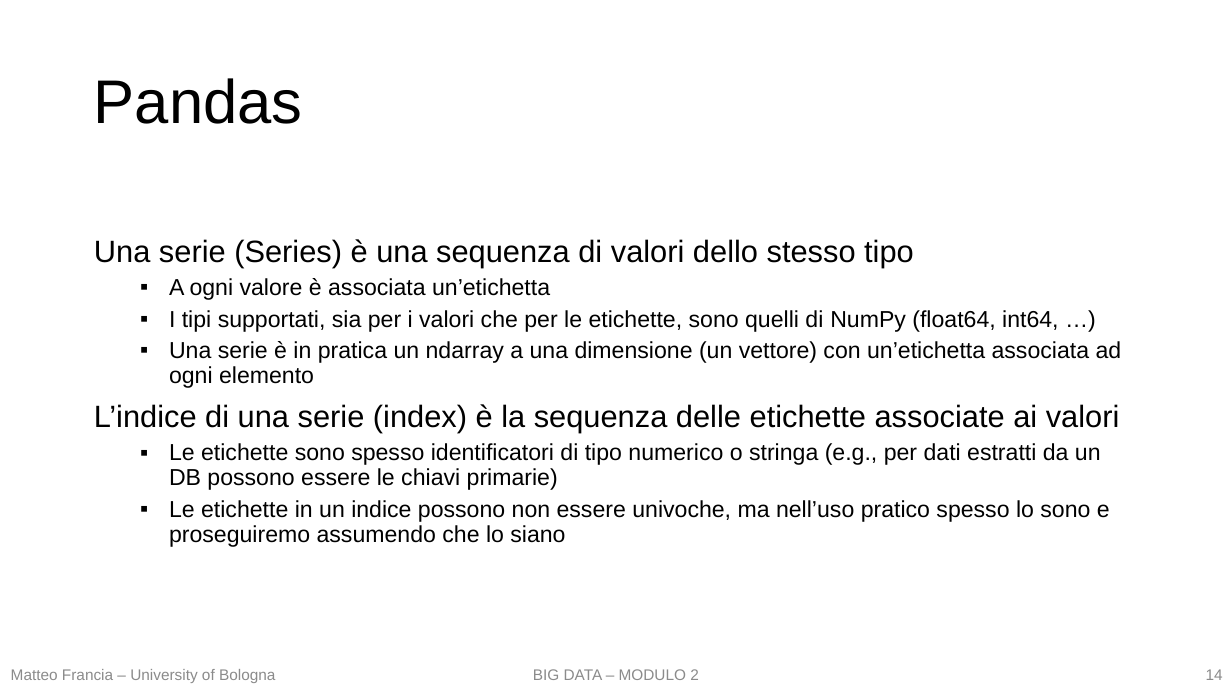
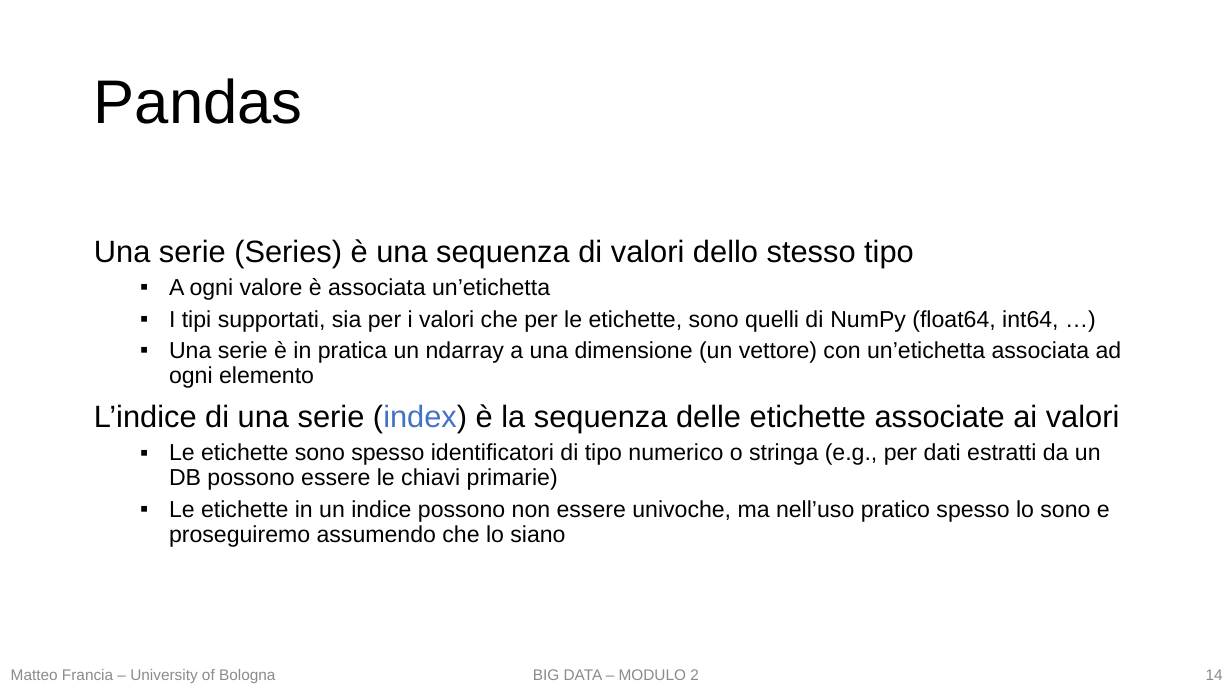
Before and after one commit to w4bo/teaching-handsondatapipelines, a slide deck: slide 14 of 01 - DataPreprocessing/01 - DataPreprocessing.pptx. Drawn at 1232x693 pixels with LibreOffice and Linux fonts; fonts in the diff are those of the drawing. Boxes give left, top, right and bottom in pixels: in the first picture for what was removed or moved away, otherwise in the second. Text is boxed around its words. In the diff, an @@ line names an element or a change of style, - is before the commit and + after.

```diff
--- a/01 - DataPreprocessing/01 - DataPreprocessing.pptx
+++ b/01 - DataPreprocessing/01 - DataPreprocessing.pptx
@@ text at (x1=94, y1=404, x2=1120, y2=433): text colour #000000 to #4472C4 in "(index)" @@
```
Also in this commit, not shown: 5 other slides changed, 4 other files.
